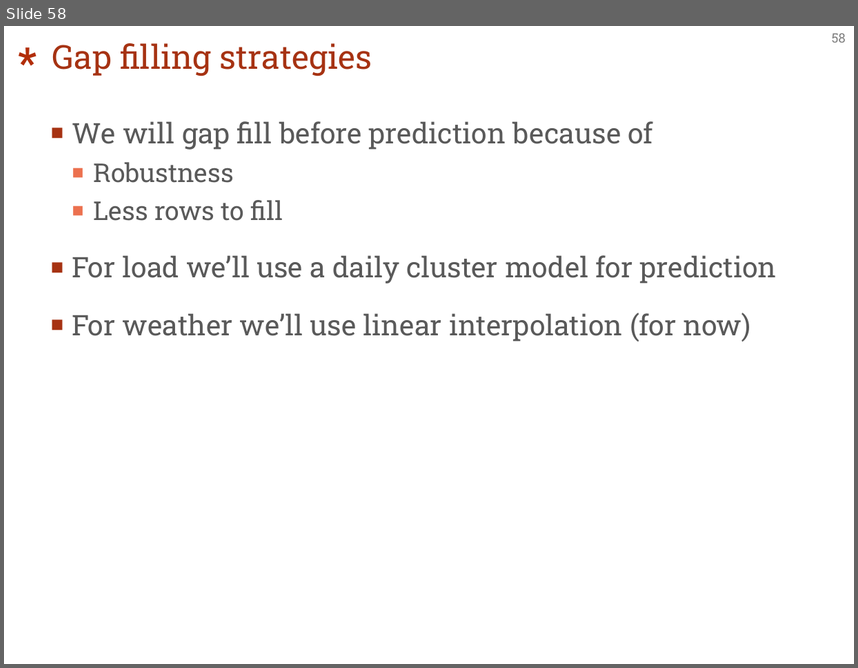
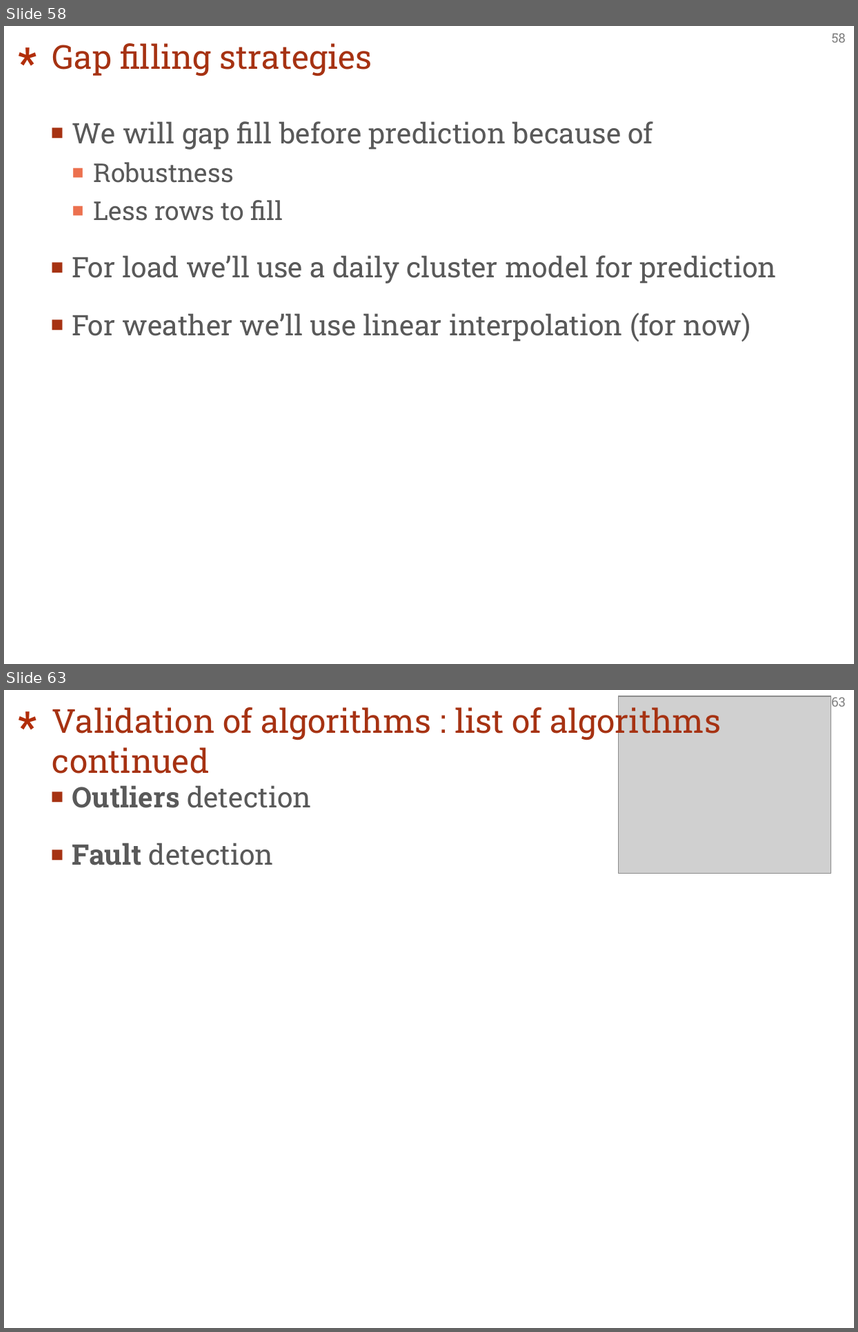
Before and after one commit to EBlonkowski/tshandy, a slide deck: architecture/architecture.pptx. Shown one above the other, each under a label of ours: slide 58 before the commit, slides 58 and 63 after it; the slides between them are not shown. The pictures are 858x668 and 858x1332 pixels, drawn with LibreOffice and Linux fonts; fonts in the diff are those of the drawing; grey boxes stand for pictures. Boxes give left, top, right and bottom in pixels: in the first picture for what was removed or moved away, otherwise in the second. Text is boxed around its words. In the diff, an @@ line names an element or a change of style, - is before the commit and + after.

```diff
--- a/architecture/architecture.pptx
+++ b/architecture/architecture.pptx
@@ slide 63 added at box(4, 690, 854, 1328), background #FFFFFF; not listed: 2 template elements that a slide beside it also shows @@
@@ title added at box(52, 703, 721, 773), 28 pt, text #A63212 @@
+Validation of algorithms : list of algorithms
+continued
@@ picture added at box(619, 696, 831, 873) @@
@@ text added at box(72, 785, 312, 865), 24 pt, text #595959 @@
+■ Outliers detection
+■ Fault detection
```
Also in this commit, not shown: 13 other slides added, 5 other files.
